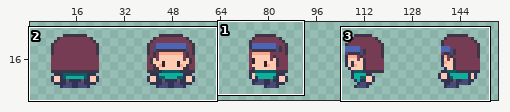
Pixel-art file -- Assets/Art/Avatar/S_ENT_Avatar.aseprite. The picture above shows the old version from afar; the outline marks the close-up.
Close-up. Before the commit:
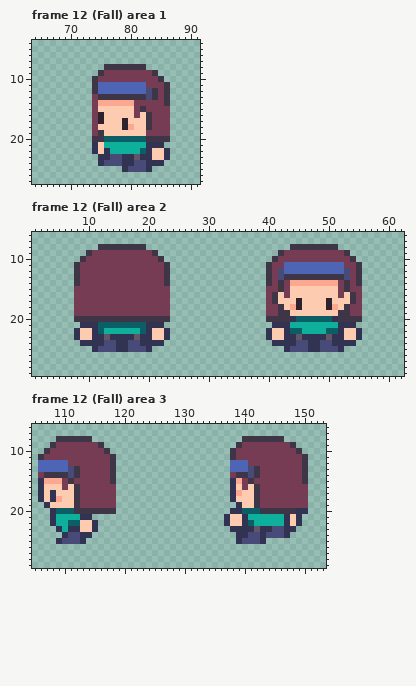
160x32 pixels, 23 frames. Shown: frame 12 (Fall) area 1: x 64..91, y 4..27; frame 12 (Fall) area 2: x 1..62, y 6..29; frame 12 (Fall) area 3: x 105..153, y 6..29. The wide view leaves out empty margins. The commit also changed other frames or places, which this record leaves out.
After:
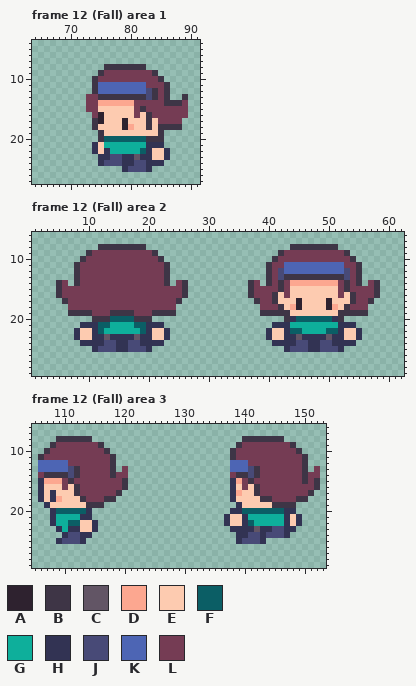
Palette (. is transparent): A #2e222f  B #3e3546  C #625565  D #fca790  E #fdcbb0  F #0b5e65  G #0eaf9b  H #323353  J #484a77  K #4d65b4  L #753c54
Author's note on the commit: Avatar_StumbleAndGlide+FallingHair
Edits made:
Frame 12 (Fall) area 1, layer "Flattened":
Colour B is added in row 13 at x 89; in row 14 at x 87 to 88; in row 18 at x 87 to 88.
Colour B replaces colour L in row 17 at x 74; in row 18 at x 74 and 85 to 86; in row 19 at x 85.
Colour E replaces colour L in rows 17 to 18 at x 84; in row 19 at x 83 to 84.
Colour L is added in row 13 at x 73; in row 14 at x 73 and 89; in row 15 at x 73 and 87 to 89; in row 16 at x 87 to 89; in row 17 at x 87 to 88.
The edit erases colour B in row 20 at x 74 and 86.
The edit erases colour L in row 19 at x 74 and 86.
Frame 12 (Fall) area 2, layer "Flattened":
Colour B is added in rows 14 to 16 at x 5, 26, 37 and 58; in row 17 at x 6, 25, 38 and 57; in row 19 at x 7, 24, 39 and 56.
Colour B replaces colour L in row 19 at x 8 to 10, 14 to 17, 21 to 23, 40 to 41 and 54 to 55.
Colour F replaces colour B in row 20 at x 14 to 17.
Colour G replaces colour F in row 21 at x 14 to 17.
Colour L is added in row 14 at x 6, 25, 38 and 57; in rows 15 to 16 at x 6 to 7, 24 to 25, 38 to 39 and 56 to 57; in rows 17 to 18 at x 7, 24, 39 and 56.
The edit erases colour B in row 20 at x 8 to 10, 21 to 23, 40 to 42 and 53 to 55.
Frame 12 (Fall) area 3, layer "Flattened":
Colour B is added in rows 15 to 16 at x 120 and 152; in row 17 at x 119 and 151.
Colour B replaces colour L in row 18 at x 113, 117 to 118, 143 to 144 and 149 to 150; in row 19 at x 114 to 116 and 145 to 148.
Colour E replaces colour B in rows 18 to 19 at x 112 and 142.
Colour E replaces colour L in row 19 at x 113 and 143 to 144.
Colour F replaces colour B in row 20 at x 112 to 113 and 143 to 146.
Colour H replaces colour B in row 20 at x 114 and 147 to 148.
Colour L is added in row 13 at x 120 and 152; in row 14 at x 119 to 120 and 151 to 152; in rows 15 to 16 at x 119 and 151.
Colour L replaces colour B in row 15 at x 118.
The edit erases colour B in row 20 at x 115 to 118.
The edit erases colour H in row 20 at x 149 to 150.
The edit erases colour L in row 19 at x 117 to 118 and 149 to 150.
